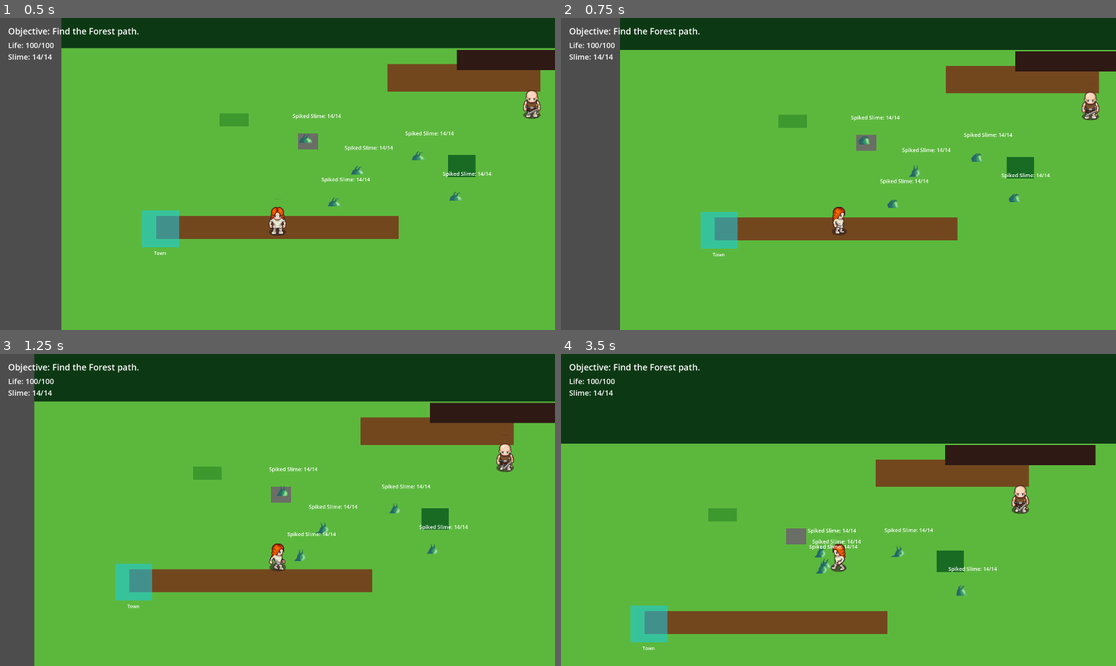
Above: before the commit, frames 1-4 (two rows, left to right).
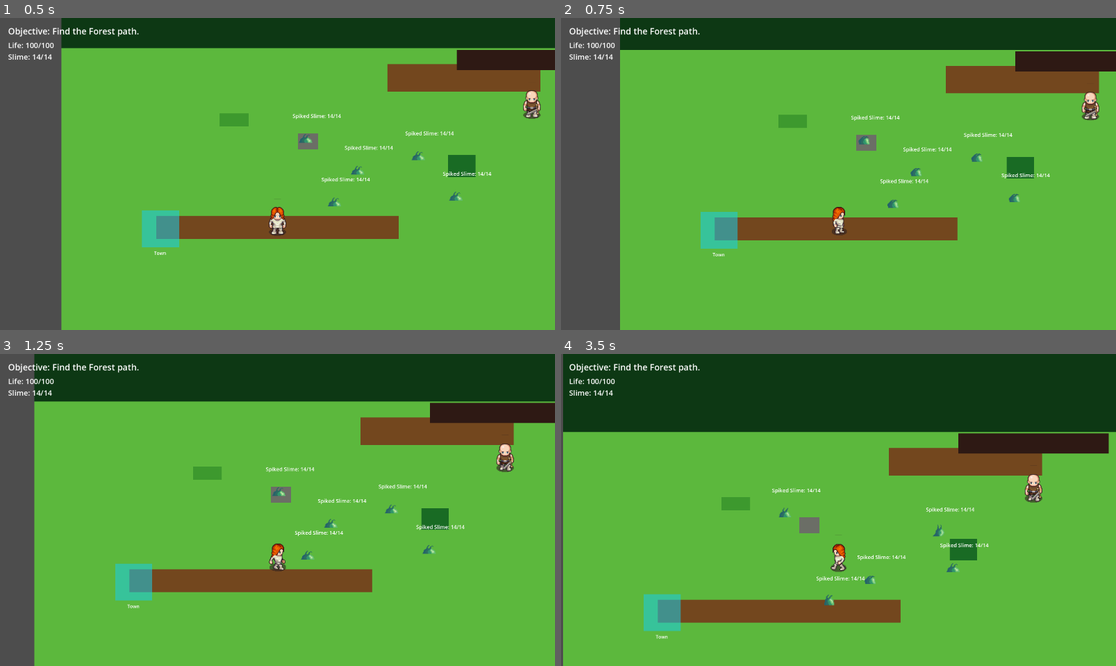
Above: after the commit, the same moments.

Repository: rajahafify/life-well-spent
Game: Godot game, scene res://scenes/field.tscn
Same seed, same stepped clock (60 frames per second), same inputs: the game is played once before the commit and once after it. This scene is started directly instead of the project's main scene.
Inputs (mouse positions are in pixels of both pictures, inside the frame that each line leads up to):
- Up to frame 1 (0.5 s): no input
- Up to frame 2 (0.75 s): move the mouse to (921, 164) at 0.52 s; click (921, 164) at 0.67 s
- Up to frame 3 (1.25 s): no input
- Up to frame 4 (3.5 s): move the mouse to (844, 488) at 1.27 s; click (844, 488) at 1.42 s; move the mouse to (960, 544) at 2.02 s; click (960, 544) at 2.17 s; move the mouse to (816, 575) at 2.77 s; click (816, 575) at 2.92 s

Frame 1 is identical in both runs. In frame 2, 0.1% of the frame differs, in the area x 61-71%, y 41-52%; in frame 3, 0.7%; in frame 4, 14%, in the area x 0-100%, y 0-100%.

Commit message:
tune(field): delay slime aggro until first hit

Diff:
--- a/scripts/controllers/field.gd
+++ b/scripts/controllers/field.gd
@@ -130,9 +130,6 @@
 		return
 	player_target_enemy_instance_id = instance_id
 	var state = enemy_states[instance_id]
-	state.is_aggro = true
-	if state.behavior_state != "die":
-		state.behavior_state = "chase"
 	var view := enemy_views.get(instance_id, null) as Node2D
 	if view:
 		move_player_to(_attack_point_for_enemy(view.global_position))
@@ -162,6 +159,9 @@
 	movement.play_attack("slash")
 	var result: Dictionary = _combat.player_attack_enemy(_player_combat_dict(), state.to_combat_dict())
 	state.apply_combat_dict(result["enemy_state"])
+	state.is_aggro = true
+	if state.behavior_state != "die":
+		state.behavior_state = "chase"
 	if bool(result.get("enemy_defeated", false)):
 		if not state.reward_granted:
 			player_xp += int(result.get("xp_reward", 0))
--- a/scripts/models/enemy_behavior_system.gd
+++ b/scripts/models/enemy_behavior_system.gd
@@ -18,7 +18,7 @@
 
 	var player_position: Vector2 = context.get("player_position", state.position)
 	var distance_to_player: float = state.position.distance_to(player_position)
-	if not state.is_aggro and distance_to_player <= definition.aggro_radius:
+	if not state.is_aggro and definition.aggro_radius > 0.0 and distance_to_player <= definition.aggro_radius:
 		state.is_aggro = true
 		state.behavior_state = "chase"
 
@@ -37,13 +37,27 @@
 
 	if state.behavior_state == "idle":
 		state.idle_timer += delta
-		if state.idle_timer >= 1.0:
+		if state.idle_timer >= state.idle_duration:
 			state.idle_timer = 0.0
+			state.idle_duration = _next_idle_duration(state, definition)
 			state.behavior_state = "wander"
-			var offset := Vector2(definition.wander_radius * 0.5, 0)
-			state.target_position = state.spawn_position + offset
+			state.target_position = _next_wander_target(state, definition)
 	elif state.behavior_state == "wander":
 		state.position = state.position.move_toward(state.target_position, definition.move_speed * delta)
 		if state.position.distance_to(state.target_position) <= 2.0:
 			state.behavior_state = "idle"
 	return result
+
+
+func _next_idle_duration(state, definition) -> float:
+	var span: float = max(0.0, definition.idle_max_time - definition.idle_min_time)
+	var seed: int = abs(hash("%s_idle_%d" % [state.instance_id, state.wander_step])) % 1000
+	return definition.idle_min_time + span * (float(seed) / 999.0)
+
+
+func _next_wander_target(state, definition) -> Vector2:
+	state.wander_step += 1
+	var seed: int = abs(hash("%s_wander_%d" % [state.instance_id, state.wander_step]))
+	var angle := TAU * (float(seed % 1000) / 1000.0)
+	var distance: float = definition.wander_radius * (0.35 + 0.55 * (float((seed / 1000) % 1000) / 999.0))
+	return state.spawn_position + Vector2(cos(angle), sin(angle)) * distance
--- a/scripts/models/enemy_definition.gd
+++ b/scripts/models/enemy_definition.gd
@@ -11,8 +11,10 @@
 @export var move_speed: float = 45.0
 @export var chase_speed: float = 65.0
 @export var wander_radius: float = 120.0
-@export var aggro_radius: float = 180.0
+@export var aggro_radius: float = 0.0
 @export var attack_range: float = 48.0
+@export var idle_min_time: float = 0.6
+@export var idle_max_time: float = 2.0
 @export var attack_interval: float = 1.4
 @export var death_duration: float = 0.25
 
@@ -41,8 +43,10 @@
 	enemy.move_speed = 45.0
 	enemy.chase_speed = 65.0
 	enemy.wander_radius = 120.0
-	enemy.aggro_radius = 180.0
+	enemy.aggro_radius = 0.0
 	enemy.attack_range = 48.0
+	enemy.idle_min_time = 0.6
+	enemy.idle_max_time = 2.0
 	enemy.attack_interval = 1.4
 	enemy.death_duration = 0.8
 	return enemy
--- a/scripts/models/enemy_state.gd
+++ b/scripts/models/enemy_state.gd
@@ -18,6 +18,8 @@
 var is_defeated: bool = false
 var attack_timer: float = 0.0
 var idle_timer: float = 0.0
+var idle_duration: float = 1.0
+var wander_step: int = 0
 var death_timer: float = 0.0
 var reward_granted: bool = false
 
@@ -55,5 +57,12 @@
 	state.spawn_position = spawn_pos
 	state.position = spawn_pos
 	state.target_position = spawn_pos
+	state.idle_duration = _duration_for_instance(instance_id_value, definition)
 	state.behavior_state = "idle"
 	return state
+
+
+static func _duration_for_instance(instance_id_value: String, definition) -> float:
+	var span: float = max(0.0, definition.idle_max_time - definition.idle_min_time)
+	var seed: int = abs(hash(instance_id_value)) % 1000
+	return definition.idle_min_time + span * (float(seed) / 999.0)
--- a/tests/specs/enemy_behavior_system_test.gd
+++ b/tests/specs/enemy_behavior_system_test.gd
@@ -46,7 +46,7 @@
 	assert_eq(1, slime.attack)
 	assert_eq(1, slime.defense)
 	assert_eq(5, slime.xp_reward)
-	assert_eq(180.0, slime.aggro_radius)
+	assert_eq(0.0, slime.aggro_radius)
 	assert_eq(48.0, slime.attack_range)
 	assert_eq(1.4, slime.attack_interval)
 	assert_eq(0.8, slime.death_duration)
@@ -64,12 +64,44 @@
 	assert_false(state.is_defeated)
 
 
+func test_slime_wander_targets_vary_by_instance_id() -> void:
+	var behavior = _behavior()
+	var def = _slime_definition()
+	var state_a = _slime_state()
+	var state_b = null
+	if def != null:
+		var script := load(STATE_SCRIPT) as GDScript
+		state_b = script.from_definition("field_slime_002", def, Vector2(500, 500))
+	if behavior == null or def == null or state_a == null or state_b == null:
+		return
+	behavior.tick(state_a, def, {"player_position": Vector2(2000, 2000)}, 3.0)
+	behavior.tick(state_b, def, {"player_position": Vector2(2000, 2000)}, 3.0)
+	assert_eq("wander", state_a.behavior_state)
+	assert_eq("wander", state_b.behavior_state)
+	assert_neq(state_a.target_position, state_b.target_position)
+	assert_neq(Vector2(def.wander_radius * 0.5, 0), state_a.target_position - state_a.spawn_position)
+	behavior.free()
+
+
+func test_slime_does_not_aggro_by_proximity_when_aggro_radius_disabled() -> void:
+	var behavior = _behavior()
+	var def = _slime_definition()
+	var state = _slime_state()
+	if behavior == null or def == null or state == null:
+		return
+	behavior.tick(state, def, {"player_position": Vector2(501, 500)}, 0.1)
+	assert_eq("idle", state.behavior_state)
+	assert_false(state.is_aggro)
+	behavior.free()
+
+
 func test_slime_aggros_and_chases_when_player_inside_radius() -> void:
 	var behavior = _behavior()
 	var def = _slime_definition()
 	var state = _slime_state()
 	if behavior == null or def == null or state == null:
 		return
+	def.aggro_radius = 180.0
 	behavior.tick(state, def, {"player_position": Vector2(620, 500)}, 0.1)
 	assert_eq("chase", state.behavior_state)
 	assert_true(state.is_aggro)
--- a/tests/specs/field_scene_test.gd
+++ b/tests/specs/field_scene_test.gd
@@ -90,6 +90,7 @@
 	slime.global_position = Vector2(700, 700)
 	root.engage_enemy("field_slime_001")
 	assert_eq("field_slime_001", root.player_target_enemy_instance_id)
+	assert_false(root.enemy_states["field_slime_001"].is_aggro, "targeted Slime should wait until first hit before aggro")
 	assert_true(movement.moving)
 	assert_eq(Vector2(656, 700), movement.destination)
 
@@ -104,6 +105,8 @@
 	root.engage_enemy("field_slime_001")
 	root._physics_process(1.5)
 	assert_true(root.enemy_states["field_slime_001"].hp < 14)
+	assert_true(root.enemy_states["field_slime_001"].is_aggro)
+	root._physics_process(1.5)
 	assert_true(root.player_life < 100)
 	var player_damage_label := root.get_node("Player/DamageLabel") as Label
 	assert_true(player_damage_label.visible)
@@ -135,6 +138,7 @@
 	player.global_position = Vector2(500, 500)
 	slime.global_position = Vector2(530, 500)
 	root.engage_enemy("field_slime_001")
+	root._physics_process(1.5)
 	player.global_position = Vector2(760, 500)
 	root._physics_process(0.5)
 	assert_eq("chase", root.enemy_states["field_slime_001"].behavior_state)
Not shown, changed: llm-wiki/architecture/enemy-behavior-system.md
Not shown, changed: llm-wiki/log.md
Not shown, changed: llm-wiki/scenes/field.md
